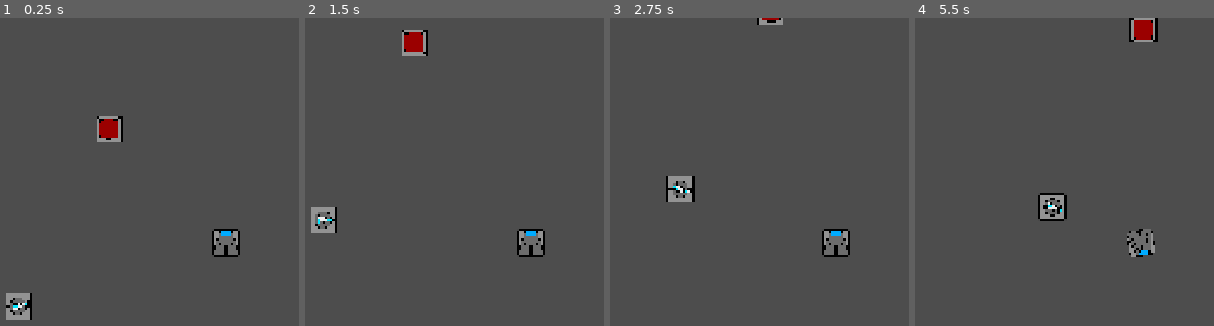
Above: before the commit, frames 1-4 (left to right).
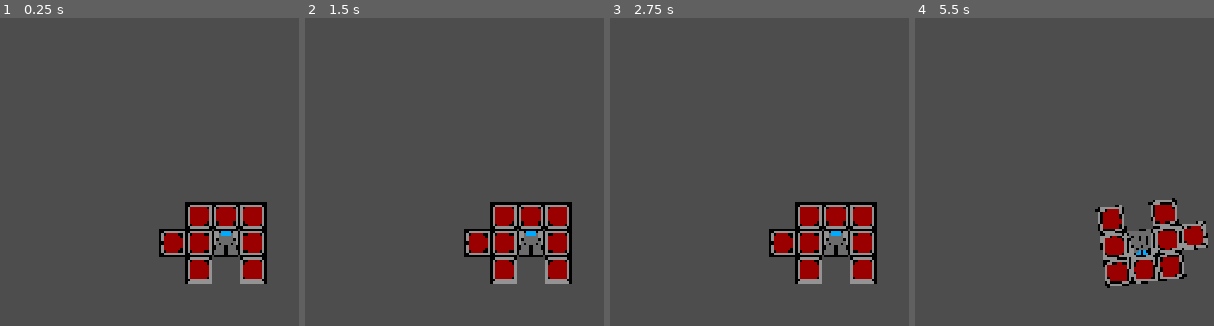
Above: after the commit, the same moments.

Repository: Lord-Technobabble/AlwaysABiggerShip
Game: Godot game, scene res://Scenes/GameArea.tscn
Two runs of this game, one before a commit and one after it. Both use one fixed random seed, a clock stepped at 60 frames per second and the inputs below. Before the commit the project starts from res://DEBUG/debug_game_scene.tscn.
Inputs:
- Up to frame 1 (0.25 s): no input
- Up to frame 2 (1.5 s): tap Enter at 0.5 s; hold S (go_aft) 0.53-1.28 s; tap W (go_fore) at 1.35 s
- Up to frame 3 (2.75 s): hold Q (go_port) from 2.03 s (still down)
- Up to frame 4 (5.5 s): release Q (go_port) at 2.78 s; tap E (go_starboard) at 2.85 s; hold A (rotate_to_port) 3.53-4.28 s; tap D (rotate_to_starboard) at 4.35 s; hold S (go_aft) from 5.03 s (still down)

The runs differ from the first frame. In frame 1, 7.9% of the frame differs, in the area x 2-90%, y 31-99%; in frame 2, 7.9%; in frame 3, 7.4%; in frame 4, 8.0%, in the area x 41-98%, y 0-88%.
Error after the commit: Invalid access to property or key '(1, 0)' on a base object of type 'Dictionary[Vector2i, Connector]'. (res://Scenes/ship.gd:109)

Commit message:
Added non functioning ship creator

Diff:
--- a/Scenes/Components/weapon_component.gd
+++ b/Scenes/Components/weapon_component.gd
@@ -1,3 +1,4 @@
+class_name WeaponComponent
 extends Component
 
 @export var turret_stats: TurretStats
--- a/Scenes/GameArea.tscn
+++ b/Scenes/GameArea.tscn
@@ -1,6 +1,9 @@
 [gd_scene format=3 uid="uid://bf0nho17sxf2r"]
 
+[ext_resource type="Script" uid="uid://cfd04dl8t8s7r" path="res://Scenes/game_area.gd" id="1_jvtle"]
+
 [node name="GameArea" type="Node2D" unique_id=50455512]
+script = ExtResource("1_jvtle")
 
 [node name="InitialPlayerSpawn" type="Marker2D" parent="." unique_id=1717897172]
 position = Vector2(960, 631)
--- /dev/null
+++ b/Scenes/game_area.gd
@@ -0,0 +1,14 @@
+extends Node2D
+
+
+# Called when the node enters the scene tree for the first time.
+func _ready() -> void:
+	var player_ship = ShipCreator.create_basic_ship()
+	player_ship.controller = preload("res://Helpers/PlayerController.tres")
+	add_child(player_ship)
+	player_ship.position = $InitialPlayerSpawn.position
+
+
+# Called every frame. 'delta' is the elapsed time since the previous frame.
+func _process(delta: float) -> void:
+	pass
--- a/project.godot
+++ b/project.godot
@@ -11,7 +11,7 @@
 [application]
 
 config/name="Always A Bigger Ship"
-run/main_scene="uid://8wgyr08vb05m"
+run/main_scene="uid://bf0nho17sxf2r"
 config/features=PackedStringArray("4.7", "GL Compatibility")
 config/icon="res://icon.svg"
 
--- a/ship_creator.gd
+++ b/ship_creator.gd
@@ -9,7 +9,7 @@
 	#We get a bag randomizer and put in the parts we want to create the ship from
 	var bag = BagRandomizer.new()
 	bag.put("armor", HelpfulFce.bounded_randi(ARMOR_LOW_BOUND, ARMOR_HIGH_BOUND))
-	bag.put("weapon", HelpfulFce.bounded_randi(WEAPON_LOW_BOUND, WEAPON_HIGH_BOUND))
+	#bag.put("weapon", HelpfulFce.bounded_randi(WEAPON_LOW_BOUND, WEAPON_HIGH_BOUND))
 	return create_ship_from_bag(bag)
 
 func create_ship_from_bag(part_bag: BagRandomizer) -> Ship:
@@ -17,5 +17,51 @@
 	ship.attach_core(preload("res://Scenes/Components/default_core.tscn").instantiate())
 
 	while not part_bag.is_empty():
-		pass
+		var next_name = part_bag.grab()
+
+		var component: Component = null
+		match next_name:
+			"armor":
+				component = _create_armor()
+			"weapon":
+				component = _create_weapon()
+
+		if component == null:
+			push_warning("Tried to create an unknown part from tthe part bag")
+			continue
+
+		_recursive_part_attach(ship, component, Vector2i(0, 0), {Vector2i(0, 0): true})
 	return ship
+
+#Basically a DFS with randomized child access
+#Returns true if it could attach, otherwise false
+func _recursive_part_attach(ship: Ship, part: Component, attach_coords: Vector2i, visited: Dictionary) -> bool:
+	if not ship.has_component_at(attach_coords):
+		#We first need to add the part somewhere as a child, because attach only reparents
+		ship.add_child(part)
+		ship.attach_component(part, attach_coords)
+		return true
+
+	var dirs = [Vector2i.UP, Vector2i.DOWN, Vector2i.LEFT, Vector2i.RIGHT]
+	dirs.shuffle()
+
+	for dir in dirs:
+		var new_attach = attach_coords + dir
+		if !visited.has(new_attach):
+			#Why oh why doesn't godot have a hash set
+			visited[new_attach] = true
+			if _recursive_part_attach(ship, part, new_attach, visited):
+				return true
+
+	return false
+
+func _create_weapon() -> Component:
+	var weapon: WeaponComponent = preload("res://Scenes/Components/weapon_component.tscn").instantiate()
+	weapon.turret_stats = preload("res://Resources/Components/Weapons/Bolt1Turret.tres")
+	weapon.component_stats = preload("res://Resources/Components/Weapons/Bolt1Component.tres")
+	return weapon
+
+func _create_armor() -> Component:
+	var armor: Component = preload("res://Scenes/Components/component.tscn").instantiate()
+	armor.component_stats = preload("res://Resources/Components/Armors/Armor1.tres")
+	return armor
Not shown, added: Scenes/game_area.gd.uid
